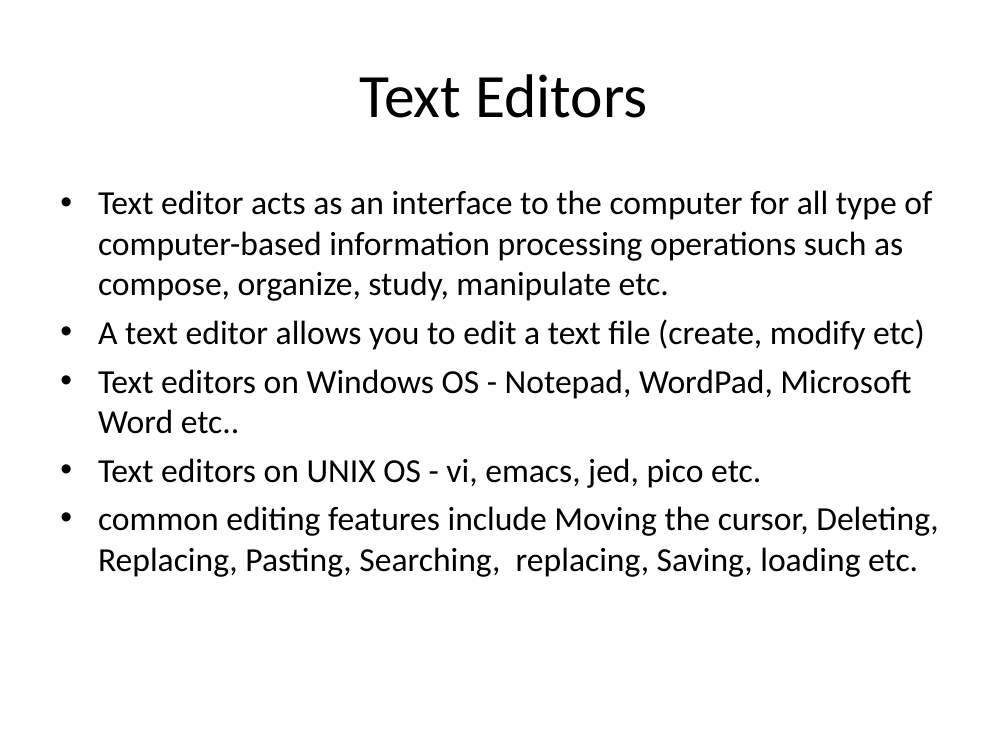
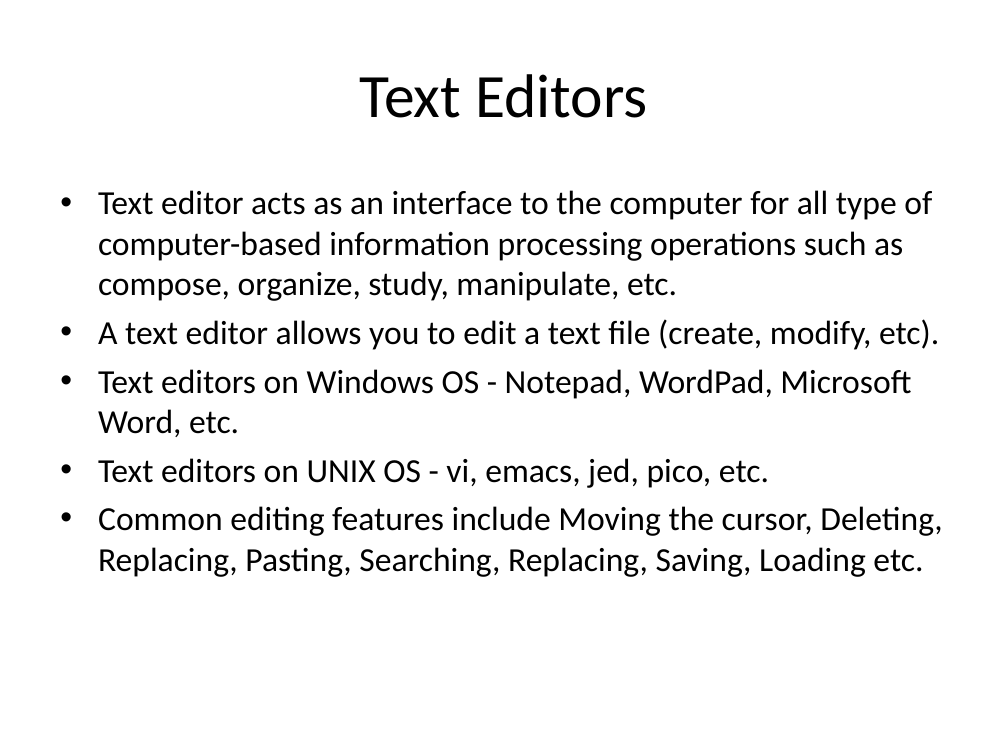
Before and after one commit to kazimsayed954/S5, a slide deck: slide 3 of 02. System Software/Sir's PPTs/6. Editors and Debuggers.ppt (slide 2 before the commit). Drawn at 1008x756 pixels with LibreOffice and Linux fonts; fonts in the diff are those of the drawing. Boxes give left, top, right and bottom in pixels: in the first picture for what was removed or moved away, otherwise in the second. Text is boxed around its words. In the diff, an @@ line names an element or a change of style, - is before the commit and + after.

```diff
--- a/02. System Software/Sir's PPTs/6. Editors and Debuggers.ppt
+++ b/02. System Software/Sir's PPTs/6. Editors and Debuggers.ppt
@@ text at [98,190,942,577]: text changed @@
-• Text editor acts as an interface to the computer for all type of computer-based information processing operations such as compose, organize, study, manipulate etc.
-• A text editor allows you to edit a text file (create, modify etc)
-• Text editors on Windows OS - Notepad, WordPad, Microsoft Word etc..
-• Text editors on UNIX OS - vi, emacs, jed, pico etc.
-• common editing features include Moving the cursor, Deleting, Replacing, Pasting, Searching, replacing, Saving, loading etc.
+• Text editor acts as an interface to the computer for all type of computer-based information processing operations such as compose, organize, study, manipulate, etc.
+• A text editor allows you to edit a text file (create, modify, etc).
+• Text editors on Windows OS - Notepad, WordPad, Microsoft Word, etc.
+• Text editors on UNIX OS - vi, emacs, jed, pico, etc.
+• Common editing features include Moving the cursor, Deleting, Replacing, Pasting, Searching, Replacing, Saving, Loading etc.
```
Also in this commit, not shown: 46 other slides changed, 3 slides added, 1 other file.
